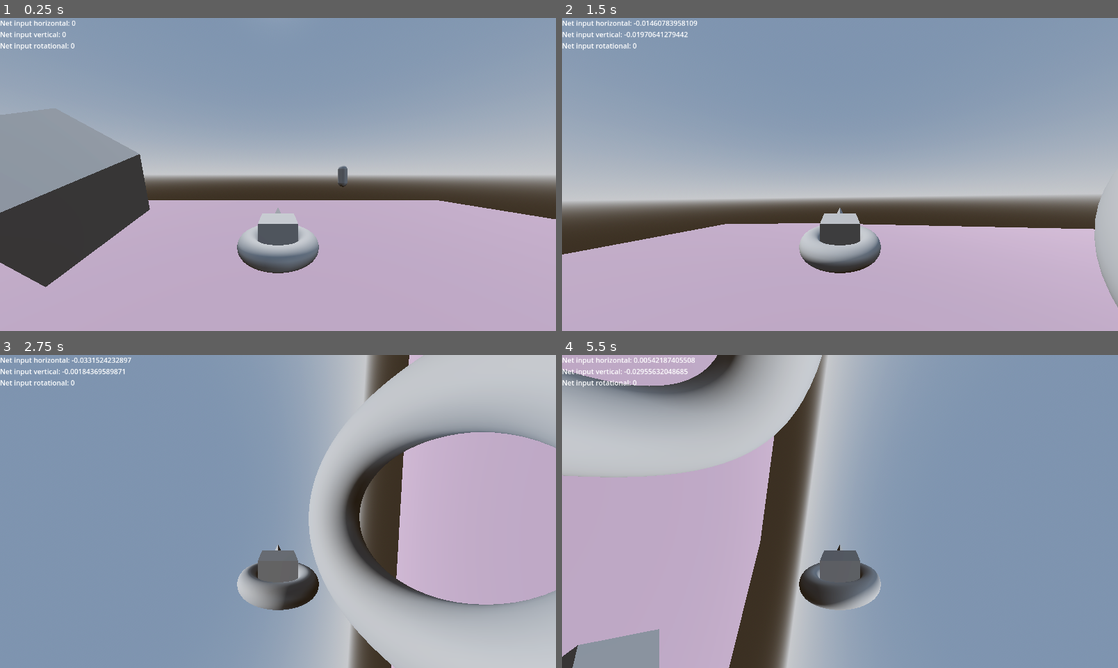
Above: before the commit, frames 1-4 (two rows, left to right).
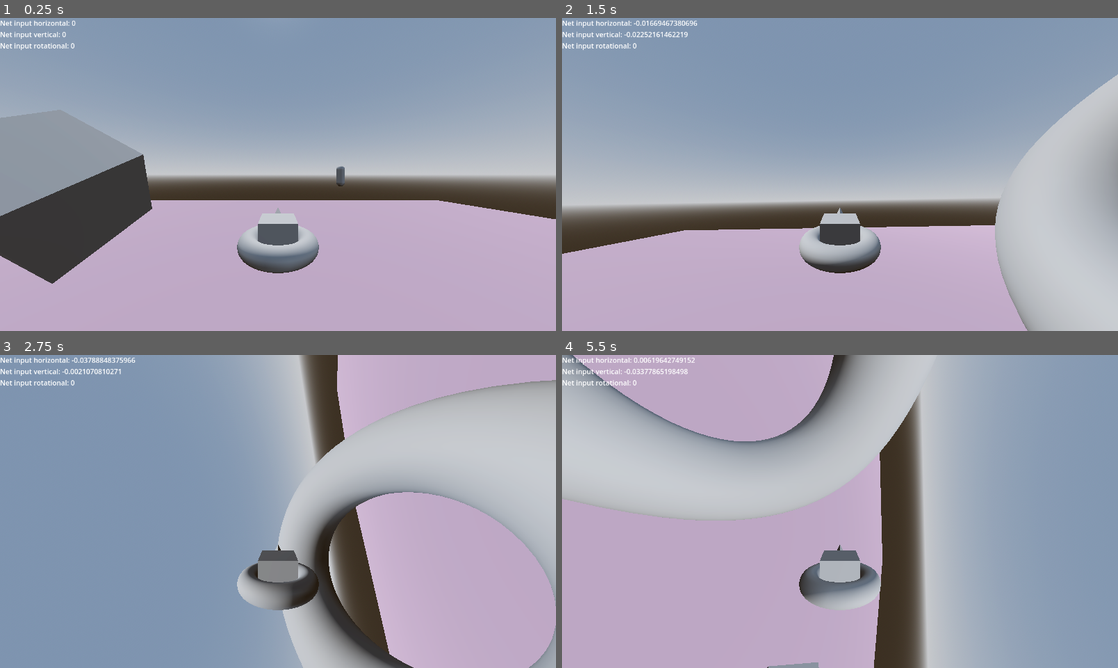
Above: after the commit, the same moments.

Repository: WilliamAalund/TAGD-Game-Jam-Fall-2024
Game: Godot game, scene res://Code/Tests/Player/RotateBasisWithInterpolatedInputs.tscn
Two runs of this game, one before a commit and one after it. Both use one fixed random seed, a clock stepped at 60 frames per second and the inputs below.
Inputs:
- Up to frame 1 (0.25 s): no input
- Up to frame 2 (1.5 s): hold D (debug_right) 0.53-1.28 s; hold S (debug_down) from 1.28 s (still down)
- Up to frame 3 (2.75 s): release S (debug_down) at 2.03 s; hold D (debug_right) from 2.03 s (still down)
- Up to frame 4 (5.5 s): release D (debug_right) at 2.78 s; hold W (debug_up) 2.78-3.53 s; hold A (debug_left) 3.53-5.03 s; tap R (debug_press_1, bound only after the commit) at 4.15 s; tap F (debug_press_2, bound only after the commit) at 4.9 s; hold S (debug_down) from 5.03 s (still down)

The runs differ from the first frame. In frame 1, 0.7% of the frame differs, in the area x 0-80%, y 30-86%; in frame 2, 9.9%; in frame 3, 30%; in frame 4, 47%, in the area x 0-81%, y 0-100%.

Commit message:
Deleted website, export

Diff:
--- /dev/null
+++ b/Game/Code/Scripts/TestScripts/ControlVelocityWithInterpolation.gd
@@ -0,0 +1,36 @@
+extends Node
+
+@onready var velocity_label = $Label
+
+
+var base_velocity = 200.0
+var max_velocity = 450.0 # Maximum velocity
+var min_velocity = 80.0
+var acceleration = 4.0 # Rate of change of velocity
+
+var current_velocity = base_velocity
+var target_velocity = 0.0
+
+# Called when the node enters the scene tree for the first time.
+func _ready():
+	pass
+
+# Called every frame. 'delta' is the elapsed time since the previous frame.
+func _process(delta):
+	# Increase velocity
+	if Input.is_action_pressed("debug_press_1"):
+		target_velocity = max_velocity
+	# Decrease velocity
+	elif Input.is_action_pressed("debug_press_2"):
+		target_velocity = min_velocity
+	else:
+		# No buttons pressed, return to 0 velocity
+		target_velocity = base_velocity
+
+	# Interpolate current velocity towards target velocity
+	current_velocity = lerp(current_velocity, target_velocity, acceleration * delta)
+
+	# Use current_velocity for movement or other logic here
+	print(current_velocity)
+	$Node2D.rotation += deg_to_rad(current_velocity) / 10.0
+	velocity_label.text = str(current_velocity)
--- /dev/null
+++ b/Game/Code/Scripts/TestScripts/FireProjectileAtSpecefiedRPM.gd
@@ -0,0 +1,45 @@
+extends Node
+
+# This script is designed to simulate how to control the rate of fire for a projectile system.
+# The script keeps track of how much time has passed, and uses that to determine if the player can fire another shot.
+
+@onready var bar = $ProgressBar
+@onready var rpm_label = $Label
+
+# Define variables
+var rpm = 413 # Rounds per minute
+var fire_rate = 60.0 / rpm # Time between shots in seconds
+var time_since_last_fire = 0.0 # Timer to track time since last shot
+
+func _ready():
+	# Initialize any necessary setup here
+	bar.max_value = fire_rate
+	bar.value = time_since_last_fire
+	rpm_label.text = "RPM: " + str(rpm)
+	pass
+
+func _process(delta):
+	# Increment the timer by the time elapsed since the last frame
+	time_since_last_fire += delta
+
+	# Check if it's time to fire the next projectile
+	if Input.is_action_pressed("debug_press_3"):
+		if time_since_last_fire >= fire_rate:
+			fire_projectile()
+			time_since_last_fire = 0 # Reset the timer after firing
+	bar.value = time_since_last_fire
+
+func fire_projectile():
+	# Implement the logic to instantiate and fire a projectile here
+	Input.start_joy_vibration(0,0.2,0.1,0.10)
+	print("Projectile fired")
+
+
+func _on_line_edit_text_submitted(new_text):
+	print("lol")
+	pass # Replace with function body.
+	if new_text.is_valid_float():
+		rpm = float(new_text) # Rounds per minute
+		fire_rate = 60.0 / rpm # Time between shots in seconds
+		time_since_last_fire = 0.0 # Timer to track time since last shot
+		rpm_label.text = "RPM: " + str(rpm)
--- a/Game/Code/Scripts/TestScripts/RotateBasisWithInterpolatedInputs.gd
+++ b/Game/Code/Scripts/TestScripts/RotateBasisWithInterpolatedInputs.gd
@@ -7,12 +7,12 @@
 @onready var debug_label = $DebugLabel
 @onready var mesh = $MeshInstance3D
 
-var travel_speed = 225 # Speed at which the mesh moves forward in space. Forward for the mesh is defined as the positive z direction.
+var travel_speed = 200 # Speed at which the mesh moves forward in space. Forward for the mesh is defined as the positive z direction.
 var net_input_horizontal = 0 # The experienced input for horizontal rotation from the user. The raw input is interpolated to produce this value, which makes for a smoother turning experience.
 var horizontal_rotate_rate_increase = 4 # A constant that scales the rate at which the net input changes. Currently used by all three net values.
 var net_input_vertical = 0 # Experienced for vertical
 var net_input_rotational = 0
-var max_net_input = 0.035
+var max_net_input = 0.04
 var minimum_net_input = 0.0005
 
 # Called when the node enters the scene tree for the first time.
@@ -29,6 +29,13 @@
 	debug_label.text = "Net input horizontal: " + str(net_input_horizontal) + "\nNet input vertical: " + str(net_input_vertical) + "\nNet input rotational: " + str(net_input_rotational)
 
 func _physics_process(delta): # FIXME: When a particular net input reaches the max net input.
+	if Input.is_action_pressed("debug_press_2"):
+		travel_speed = 80
+	elif Input.is_action_pressed("debug_press_1"):
+		travel_speed = 450
+	else:
+		travel_speed = 200
+	print(travel_speed)
 	var prev_net_input_horizontal = net_input_horizontal
 	var prev_net_input_vertical = net_input_vertical
 	var prev_net_input_rotational = net_input_rotational
@@ -45,12 +52,6 @@
 		cumulative_rotation.x += net_input_vertical
 	if abs(net_input_rotational) > minimum_net_input:
 		cumulative_rotation.z += net_input_rotational
-#
-	## Apply the cumulative rotation if there's any
-	#if cumulative_rotation != Vector3.ZERO:
-		#mesh.transform.basis = mesh.transform.basis.rotated(mesh.transform.basis.y, cumulative_rotation.y).rotated(mesh.transform.basis.x, cumulative_rotation.x).rotated(mesh.transform.basis.z, cumulative_rotation.z)
-	## Variable to store the new basis
-	#
 
 	if cumulative_rotation != Vector3.ZERO:
 		var axis_y = mesh.transform.basis.y.normalized() # Ensure that vectors are normalized before using them in calculations.
--- /dev/null
+++ b/Game/Code/Tests/Pathfinding/AStar3DExperimenting.tscn
@@ -0,0 +1,8 @@
+[gd_scene load_steps=2 format=3 uid="uid://bkpdlkj1sttfv"]
+
+[sub_resource type="NavigationMesh" id="NavigationMesh_q2qcr"]
+
+[node name="AStar3dExperimenting" type="Node3D"]
+
+[node name="NavigationRegion3D" type="NavigationRegion3D" parent="."]
+navigation_mesh = SubResource("NavigationMesh_q2qcr")
--- /dev/null
+++ b/Game/Code/Tests/Player/ControlVelocityWithInterpolation.tscn
@@ -0,0 +1,29 @@
+[gd_scene load_steps=3 format=3 uid="uid://dsu0wfm1fbbd4"]
+
+[ext_resource type="Script" path="res://Code/Scripts/TestScripts/ControlVelocityWithInterpolation.gd" id="1_lc1bd"]
+[ext_resource type="Texture2D" uid="uid://jaiuaf0scbad" path="res://Resources/Images/icon.svg" id="2_ltmox"]
+
+[node name="ControlVelocityWithInterpolation" type="Node"]
+script = ExtResource("1_lc1bd")
+
+[node name="Label" type="Label" parent="."]
+anchors_preset = 8
+anchor_left = 0.5
+anchor_top = 0.5
+anchor_right = 0.5
+anchor_bottom = 0.5
+offset_left = -20.0
+offset_top = -11.5
+offset_right = 20.0
+offset_bottom = 11.5
+grow_horizontal = 2
+grow_vertical = 2
+
+[node name="Node2D" type="Node2D" parent="."]
+position = Vector2(600, 380)
+
+[node name="Marker2D" type="Marker2D" parent="Node2D"]
+position = Vector2(0, -200)
+
+[node name="Sprite2D" type="Sprite2D" parent="Node2D/Marker2D"]
+texture = ExtResource("2_ltmox")
--- /dev/null
+++ b/Game/Code/Tests/Player/FireProjectileAtSpecefiedRPM.tscn
@@ -0,0 +1,39 @@
+[gd_scene load_steps=2 format=3 uid="uid://c8rgvbvnjl6ui"]
+
+[ext_resource type="Script" path="res://Code/Scripts/TestScripts/FireProjectileAtSpecefiedRPM.gd" id="1_8otde"]
+
+[node name="FireProjectileAtSpecefiedRpm" type="Node"]
+script = ExtResource("1_8otde")
+
+[node name="Label" type="Label" parent="."]
+offset_left = 143.0
+offset_top = 321.0
+offset_right = 183.0
+offset_bottom = 344.0
+
+[node name="ProgressBar" type="ProgressBar" parent="."]
+anchors_preset = 8
+anchor_left = 0.5
+anchor_top = 0.5
+anchor_right = 0.5
+anchor_bottom = 0.5
+offset_left = -496.0
+offset_top = -13.5
+offset_right = 496.0
+offset_bottom = 13.5
+grow_horizontal = 2
+grow_vertical = 2
+
+[node name="LineEdit" type="LineEdit" parent="."]
+anchors_preset = 7
+anchor_left = 0.5
+anchor_top = 1.0
+anchor_right = 0.5
+anchor_bottom = 1.0
+offset_left = -33.5313
+offset_top = -31.0
+offset_right = 33.5313
+grow_horizontal = 2
+grow_vertical = 0
+
+[connection signal="text_submitted" from="LineEdit" to="." method="_on_line_edit_text_submitted"]
--- a/Game/project.godot
+++ b/Game/project.godot
@@ -31,44 +31,57 @@
 
 [input]
 
-debug_toggle={
+debug_press_1={
 "deadzone": 0.5,
-"events": [Object(InputEventKey,"resource_local_to_scene":false,"resource_name":"","device":-1,"window_id":0,"alt_pressed":false,"shift_pressed":false,"ctrl_pressed":false,"meta_pressed":false,"pressed":false,"keycode":0,"physical_keycode":89,"key_label":0,"unicode":121,"echo":false,"script":null)
+"events": [Object(InputEventKey,"resource_local_to_scene":false,"resource_name":"","device":-1,"window_id":0,"alt_pressed":false,"shift_pressed":false,"ctrl_pressed":false,"meta_pressed":false,"pressed":false,"keycode":0,"physical_keycode":82,"key_label":0,"unicode":114,"echo":false,"script":null)
+, Object(InputEventJoypadButton,"resource_local_to_scene":false,"resource_name":"","device":-1,"button_index":10,"pressure":0.0,"pressed":true,"script":null)
 ]
 }
 debug_up={
-"deadzone": 0.5,
+"deadzone": 0.4,
 "events": [Object(InputEventKey,"resource_local_to_scene":false,"resource_name":"","device":-1,"window_id":0,"alt_pressed":false,"shift_pressed":false,"ctrl_pressed":false,"meta_pressed":false,"pressed":false,"keycode":0,"physical_keycode":87,"key_label":0,"unicode":119,"echo":false,"script":null)
 , Object(InputEventJoypadMotion,"resource_local_to_scene":false,"resource_name":"","device":-1,"axis":1,"axis_value":-1.0,"script":null)
 ]
 }
 debug_down={
-"deadzone": 0.5,
+"deadzone": 0.4,
 "events": [Object(InputEventKey,"resource_local_to_scene":false,"resource_name":"","device":-1,"window_id":0,"alt_pressed":false,"shift_pressed":false,"ctrl_pressed":false,"meta_pressed":false,"pressed":false,"keycode":0,"physical_keycode":83,"key_label":0,"unicode":115,"echo":false,"script":null)
 , Object(InputEventJoypadMotion,"resource_local_to_scene":false,"resource_name":"","device":-1,"axis":1,"axis_value":1.0,"script":null)
 ]
 }
 debug_left={
-"deadzone": 0.5,
+"deadzone": 0.4,
 "events": [Object(InputEventKey,"resource_local_to_scene":false,"resource_name":"","device":-1,"window_id":0,"alt_pressed":false,"shift_pressed":false,"ctrl_pressed":false,"meta_pressed":false,"pressed":false,"keycode":0,"physical_keycode":65,"key_label":0,"unicode":97,"echo":false,"script":null)
 , Object(InputEventJoypadMotion,"resource_local_to_scene":false,"resource_name":"","device":-1,"axis":0,"axis_value":-1.0,"script":null)
 ]
 }
 debug_right={
-"deadzone": 0.5,
+"deadzone": 0.4,
 "events": [Object(InputEventKey,"resource_local_to_scene":false,"resource_name":"","device":-1,"window_id":0,"alt_pressed":false,"shift_pressed":false,"ctrl_pressed":false,"meta_pressed":false,"pressed":false,"keycode":0,"physical_keycode":68,"key_label":0,"unicode":100,"echo":false,"script":null)
 , Object(InputEventJoypadMotion,"resource_local_to_scene":false,"resource_name":"","device":-1,"axis":0,"axis_value":1.0,"script":null)
 ]
 }
 debug_rotate_right={
-"deadzone": 0.5,
+"deadzone": 0.4,
 "events": [Object(InputEventKey,"resource_local_to_scene":false,"resource_name":"","device":-1,"window_id":0,"alt_pressed":false,"shift_pressed":false,"ctrl_pressed":false,"meta_pressed":false,"pressed":false,"keycode":0,"physical_keycode":69,"key_label":0,"unicode":101,"echo":false,"script":null)
 , Object(InputEventJoypadMotion,"resource_local_to_scene":false,"resource_name":"","device":-1,"axis":2,"axis_value":1.0,"script":null)
 ]
 }
 debug_rotate_left={
-"deadzone": 0.5,
+"deadzone": 0.4,
 "events": [Object(InputEventKey,"resource_local_to_scene":false,"resource_name":"","device":-1,"window_id":0,"alt_pressed":false,"shift_pressed":false,"ctrl_pressed":false,"meta_pressed":false,"pressed":false,"keycode":0,"physical_keycode":81,"key_label":0,"unicode":113,"echo":false,"script":null)
 , Object(InputEventJoypadMotion,"resource_local_to_scene":false,"resource_name":"","device":-1,"axis":2,"axis_value":-1.0,"script":null)
 ]
 }
+debug_press_2={
+"deadzone": 0.5,
+"events": [Object(InputEventJoypadButton,"resource_local_to_scene":false,"resource_name":"","device":-1,"button_index":1,"pressure":0.0,"pressed":true,"script":null)
+, Object(InputEventKey,"resource_local_to_scene":false,"resource_name":"","device":-1,"window_id":0,"alt_pressed":false,"shift_pressed":false,"ctrl_pressed":false,"meta_pressed":false,"pressed":false,"keycode":0,"physical_keycode":70,"key_label":0,"unicode":102,"echo":false,"script":null)
+]
+}
+debug_press_3={
+"deadzone": 0.5,
+"events": [Object(InputEventJoypadMotion,"resource_local_to_scene":false,"resource_name":"","device":-1,"axis":5,"axis_value":1.0,"script":null)
+, Object(InputEventKey,"resource_local_to_scene":false,"resource_name":"","device":-1,"window_id":0,"alt_pressed":false,"shift_pressed":false,"ctrl_pressed":false,"meta_pressed":false,"pressed":false,"keycode":0,"physical_keycode":86,"key_label":0,"unicode":118,"echo":false,"script":null)
+]
+}
Not shown, removed: StarfighterinTraining.apple-touch-icon.png
Not shown, removed: StarfighterinTraining.audio.worklet.js
Not shown, removed: StarfighterinTraining.console.exe
Not shown, changed: StarfighterinTraining.exe
Not shown, removed: StarfighterinTraining.html
Not shown, removed: StarfighterinTraining.icon.png
Not shown, removed: StarfighterinTraining.js
Not shown, removed: StarfighterinTraining.pck
Not shown, removed: StarfighterinTraining.png
Not shown, changed: StarfighterinTraining.wasm
Not shown, removed: StarfighterinTraining.worker.js
